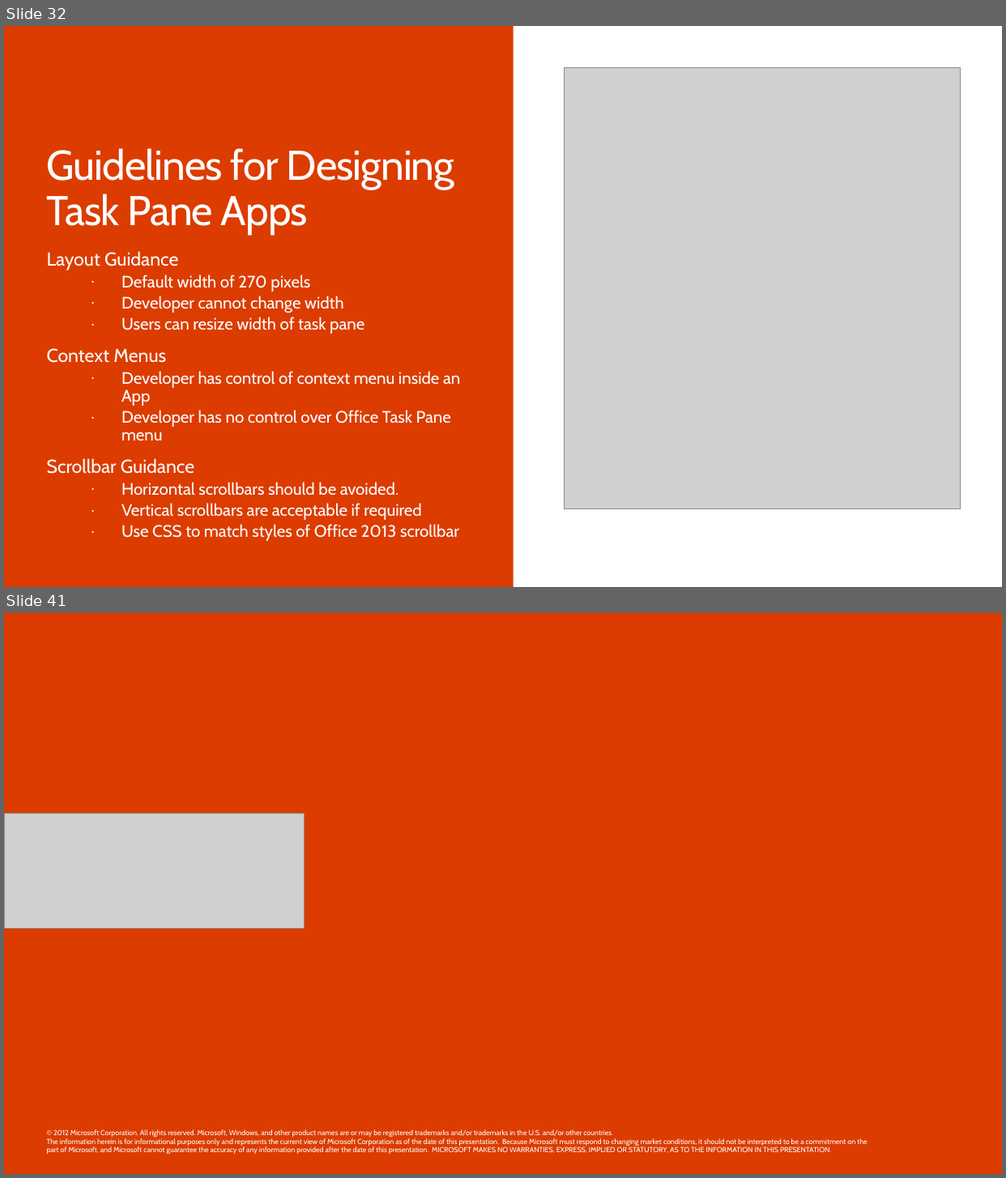
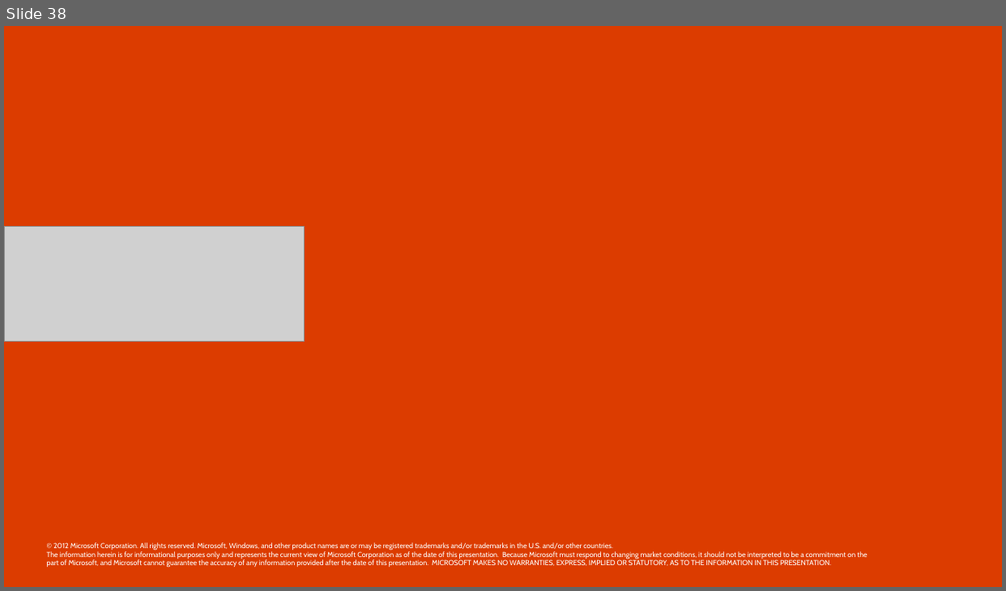
Before and after one commit to OfficeDev/TrainingContent, a slide deck: O3652-4 Deep Dive Apps for Office in Excel/O3652-4 Deep Dive into Apps for Office in Excel.pptx. Shown one above the other, each under a label of ours: slides 32 and 41 before the commit, slide 38 after it; the slides between them are not shown. The pictures are 1006x1178 and 1006x591 pixels, drawn with LibreOffice and Linux fonts; fonts in the diff are those of the drawing; grey boxes stand for pictures; background and template pictures are left out. Boxes give left, top, right and bottom in pixels: in the first picture for what was removed or moved away, otherwise in the second. Text is boxed around its words. In the diff, an @@ line names an element or a change of style, - is before the commit and + after.

```diff
--- a/O3652-4 Deep Dive Apps for Office in Excel/O3652-4 Deep Dive into Apps for Office in Excel.pptx
+++ b/O3652-4 Deep Dive Apps for Office in Excel/O3652-4 Deep Dive into Apps for Office in Excel.pptx
@@ slide 32 removed at (x1=4, y1=26, x2=1002, y2=587), background #FFFFFF @@
@@ rectangle removed at (x1=4, y1=26, x2=513, y2=587) @@
@@ picture removed at (x1=564, y1=67, x2=961, y2=510) @@
@@ text removed at (x1=47, y1=148, x2=454, y2=234) @@
-Guidelines for Designing Task Pane Apps
@@ text removed at (x1=47, y1=251, x2=460, y2=541) @@
-Layout Guidance
-  · Default width of 270 pixels
-  · Developer cannot change width
-  · Users can resize width of task pane
-Context Menus
-  · Developer has control of context menu inside an App
-  · Developer has no control over Office Task Pane menu
-Scrollbar Guidance
-  · Horizontal scrollbars should be avoided.
-  · Vertical scrollbars are acceptable if required
-  · Use CSS to match styles of Office 2013 scrollbar
@@ what was slide 41 is now slide 38 @@
```
Also in this commit, not shown: 8 slides changed, 19 slides added, 21 other slides removed, 1 other file.
